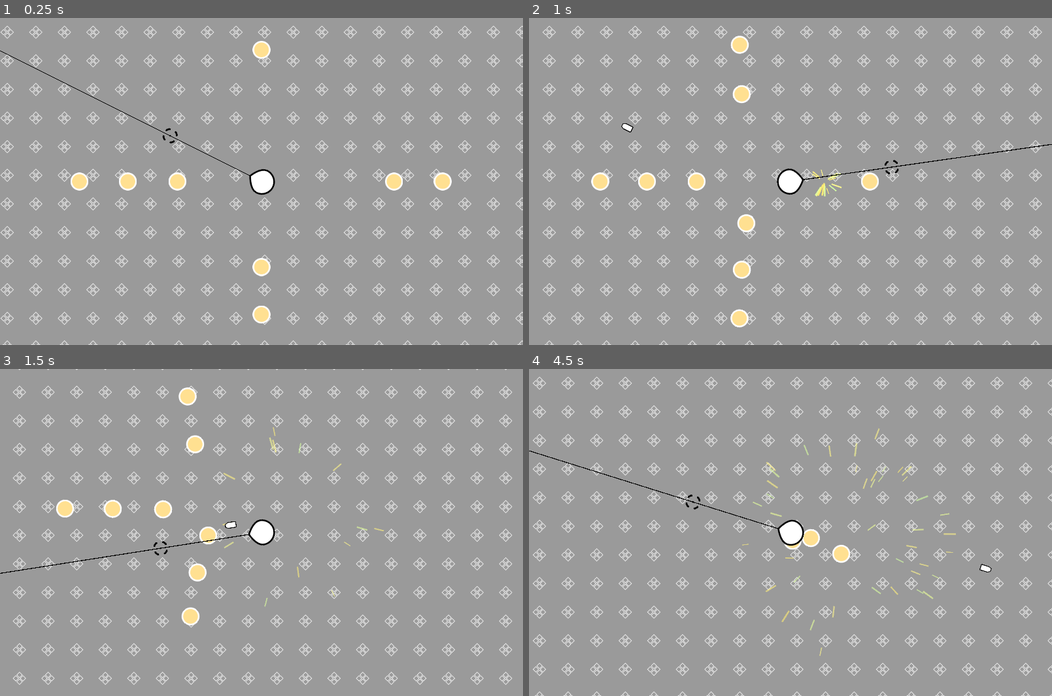
Above: before the commit, frames 1-4 (two rows, left to right).
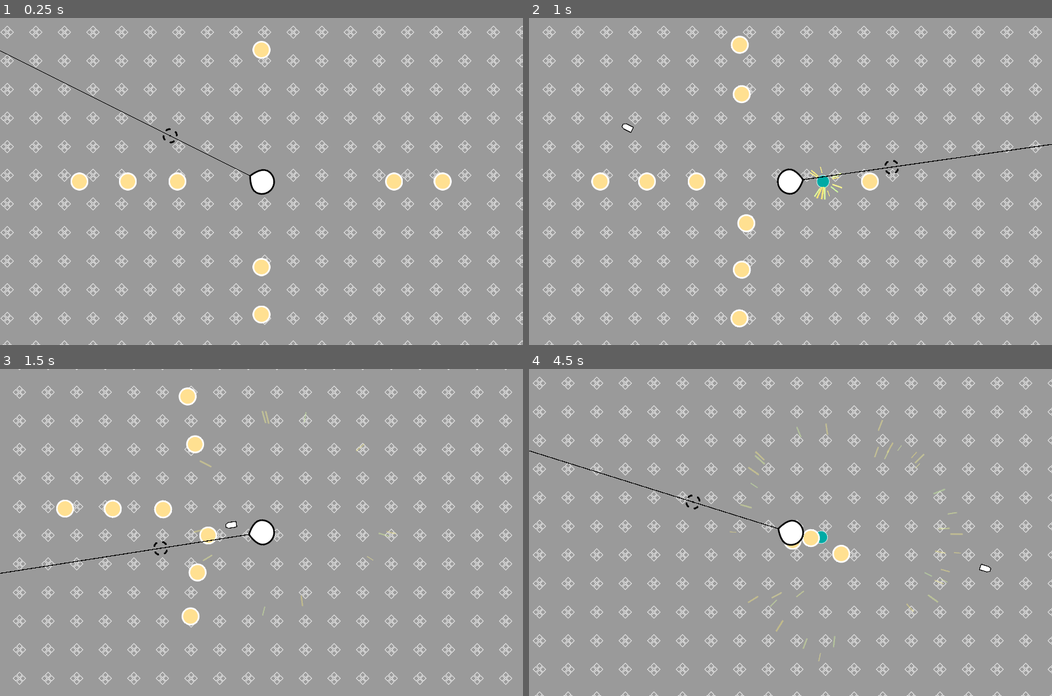
Above: after the commit, the same moments.

Repository: uvmain/zapfour
Game: Godot game, scene res://main/main.tscn
Same seed, same stepped clock (60 frames per second), same inputs: the game is played once before the commit and once after it.
Inputs (mouse positions are in pixels of both pictures, inside the frame that each line leads up to):
- Up to frame 1 (0.25 s): no input
- Up to frame 2 (1 s): move the mouse to (905, 165) at 0.52 s; hold D (player_right) from 0.53 s (still down)
- Up to frame 3 (1.5 s): move the mouse to (156, 548) at 1.27 s; release D (player_right) at 1.28 s; hold S (player_down) from 1.28 s (still down)
- Up to frame 4 (4.5 s): move the mouse to (842, 460) at 2.02 s; release S (player_down) at 2.03 s; hold D (player_right) 2.03-2.78 s; move the mouse to (764, 597) at 2.77 s; hold W (player_up) 2.78-3.53 s; move the mouse to (947, 581) at 3.52 s; hold A (player_left) from 3.53 s (still down); move the mouse to (633, 483) at 4.27 s

Frame 1 is identical in both runs. In frame 2, 0.1% of the frame differs, in the area x 17-60%, y 32-56%; in frame 3, 0.2%; in frame 4, 0.7%, in the area x 38-89%, y 15-90%.

Commit message:
pickups move to player

Diff:
--- a/explosions/gpu_particles_2d.tscn
+++ b/explosions/gpu_particles_2d.tscn
@@ -2,27 +2,27 @@
 
 [ext_resource type="Texture2D" uid="uid://xfwfk02a0hf3" path="res://assets/textures/explosion_particle.png" id="1_qtj0l"]
 
-[sub_resource type="Gradient" id="Gradient_s0x2g"]
+[sub_resource type="Gradient" id="Gradient_38u4y"]
 offsets = PackedFloat32Array(0, 0.587045, 1)
 colors = PackedColorArray(1, 1, 1, 1, 1, 1, 1, 0.870588, 1, 1, 1, 0)
 
-[sub_resource type="GradientTexture1D" id="GradientTexture1D_a58tk"]
-gradient = SubResource("Gradient_s0x2g")
+[sub_resource type="GradientTexture1D" id="GradientTexture1D_lkawd"]
+gradient = SubResource("Gradient_38u4y")
 
-[sub_resource type="ParticleProcessMaterial" id="ParticleProcessMaterial_yeb1f"]
+[sub_resource type="ParticleProcessMaterial" id="ParticleProcessMaterial_2vsak"]
 resource_local_to_scene = true
 particle_flag_align_y = true
 particle_flag_disable_z = true
 direction = Vector3(0, 0, 0)
 spread = 180.0
 gravity = Vector3(0, 0, 0)
-initial_velocity_min = 551.62
-initial_velocity_max = 952.38
+initial_velocity_min = 843.14
+initial_velocity_max = 1000.0
 orbit_velocity_min = 0.0
 orbit_velocity_max = 0.0
 scale_min = 0.47
 color = Color(1, 0.301961, 0.882353, 1)
-color_ramp = SubResource("GradientTexture1D_a58tk")
+color_ramp = SubResource("GradientTexture1D_lkawd")
 hue_variation_min = -0.05
 hue_variation_max = 0.05
 turbulence_noise_speed_random = 2.11
@@ -35,11 +35,10 @@
 
 [node name="GPUParticles2D" type="GPUParticles2D"]
 emitting = false
-amount = 14
-lifetime = 0.38
+amount = 12
+process_material = SubResource("ParticleProcessMaterial_2vsak")
+texture = ExtResource("1_qtj0l")
+lifetime = 0.33
 one_shot = true
 explosiveness = 1.0
-randomness = 0.52
 local_coords = true
-process_material = SubResource("ParticleProcessMaterial_yeb1f")
-texture = ExtResource("1_qtj0l")
--- a/pickups/coin.tscn
+++ b/pickups/coin.tscn
@@ -37,11 +37,12 @@
 }]
 
 [sub_resource type="CircleShape2D" id="CircleShape2D_vt7u7"]
-radius = 16.0
+radius = 15.0
 
 [node name="Coin" type="Area2D" groups=["Coins", "Pickups"]]
 script = ExtResource("1_2302u")
 pickup_value = null
+speed = null
 
 [node name="AnimatedSprite2D" type="AnimatedSprite2D" parent="."]
 rotation = 0.54644
--- a/pickups/pickup_manager.gd
+++ b/pickups/pickup_manager.gd
@@ -2,19 +2,15 @@
 
 @export var possible_pickups: Array[PackedScene]
 @export var coin: PackedScene
-
-enum PickupTypes {
-	COIN,
-}
 
 
 func _ready():
 	Events.add_pickup.connect(on_add_pickup)
 
 
-func on_add_pickup(pickup_type = PickupTypes.COIN, pickup_global_position = Vector2.ZERO, pickup_value = 1):
+func on_add_pickup(pickup_type = "COIN", pickup_global_position = Vector2.ZERO, pickup_value = 1):
 	match pickup_type:
-		PickupTypes.COIN:
+		"COIN":
 			var new_pickup = coin.instantiate()
 			call_deferred("add_child", new_pickup)
 			new_pickup.pickup_value = pickup_value
--- a/pickups/pickups.gd
+++ b/pickups/pickups.gd
@@ -1,6 +1,11 @@
 extends Area2D
 
 @export var pickup_value: int = 1
+@export var speed: int = 200
+
+var direction : Vector2
+var speed_increase: float = 0.0
+var player: CharacterBody2D
 
 
 func _ready():
@@ -14,6 +19,23 @@
 	pickup_sprite.flip_v = true if randi() % 2 else false
 
 
+func _physics_process(delta):
+	if is_instance_valid(player):
+		move_to_player(delta)
+
+
 func _on_body_entered(body):
 	if body is CharacterBody2D:
 		body.pickup(self)
+
+
+func player_is_collecting(player_node):
+	if player != player_node:
+		player = player_node
+
+
+func move_to_player(delta):
+	speed_increase += delta * 10
+	direction = (player.position - position).normalized()
+	direction *= ((speed + (speed_increase * 10)) * delta)
+	position += direction
--- a/player/player.gd
+++ b/player/player.gd
@@ -45,3 +45,8 @@
 
 func pickup(node_to_pickup):
 	node_to_pickup.queue_free()
+
+
+func _on_pickup_area_2d_area_entered(area: Area2D):
+	if area.is_in_group("Pickups"):
+		area.player_is_collecting(self)
--- a/player/player.tscn
+++ b/player/player.tscn
@@ -6,12 +6,15 @@
 [ext_resource type="PackedScene" uid="uid://dtugr00rkf83x" path="res://weapons/blaster/blaster.tscn" id="4_q034u"]
 
 [sub_resource type="CircleShape2D" id="CircleShape2D_hurdv"]
-radius = 33.0151
+radius = 32.0
 
 [sub_resource type="Gradient" id="Gradient_qr1w4"]
 
 [sub_resource type="GradientTexture2D" id="GradientTexture2D_oxwlx"]
 gradient = SubResource("Gradient_qr1w4")
+
+[sub_resource type="CircleShape2D" id="CircleShape2D_1hqbj"]
+radius = 170.0
 
 [node name="CharacterBody2D" type="CharacterBody2D" groups=["Player"]]
 motion_mode = 1
@@ -36,3 +39,10 @@
 [node name="Weapons" type="Node2D" parent="."]
 
 [node name="Blaster" parent="Weapons" instance=ExtResource("4_q034u")]
+
+[node name="PickupArea2D" type="Area2D" parent="."]
+
+[node name="CollisionShape2D" type="CollisionShape2D" parent="PickupArea2D"]
+shape = SubResource("CircleShape2D_1hqbj")
+
+[connection signal="area_entered" from="PickupArea2D" to="." method="_on_pickup_area_2d_area_entered"]
Not shown: 1 places in player/player.tscn that only renumber resources
